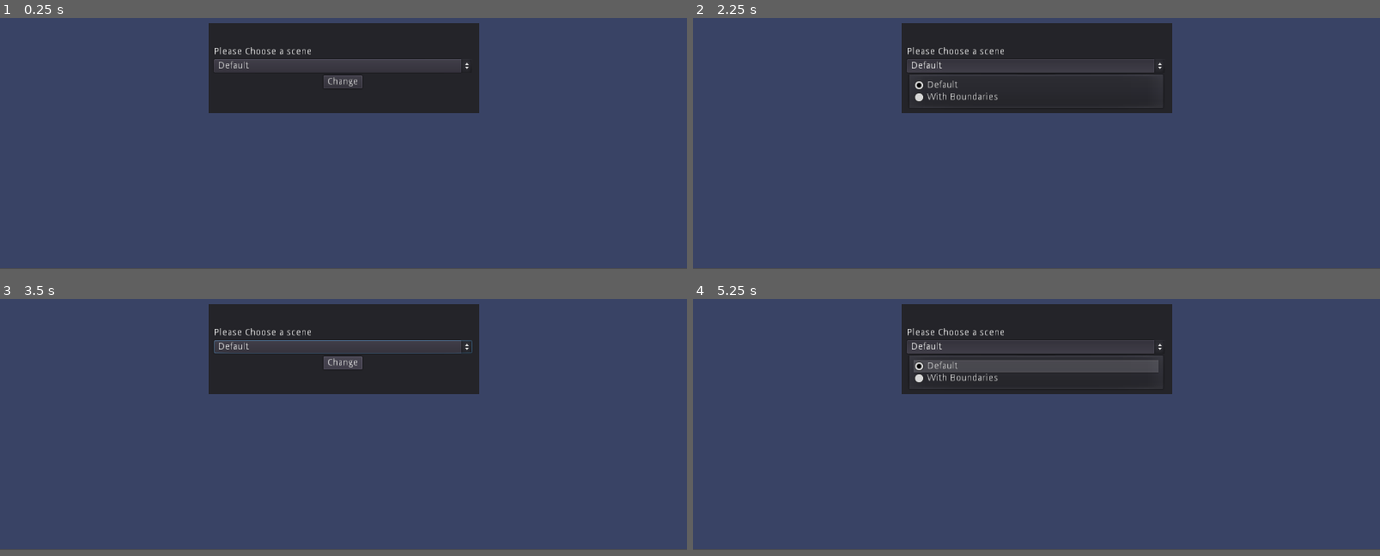
Above: before the commit, frames 1-4 (two rows, left to right).
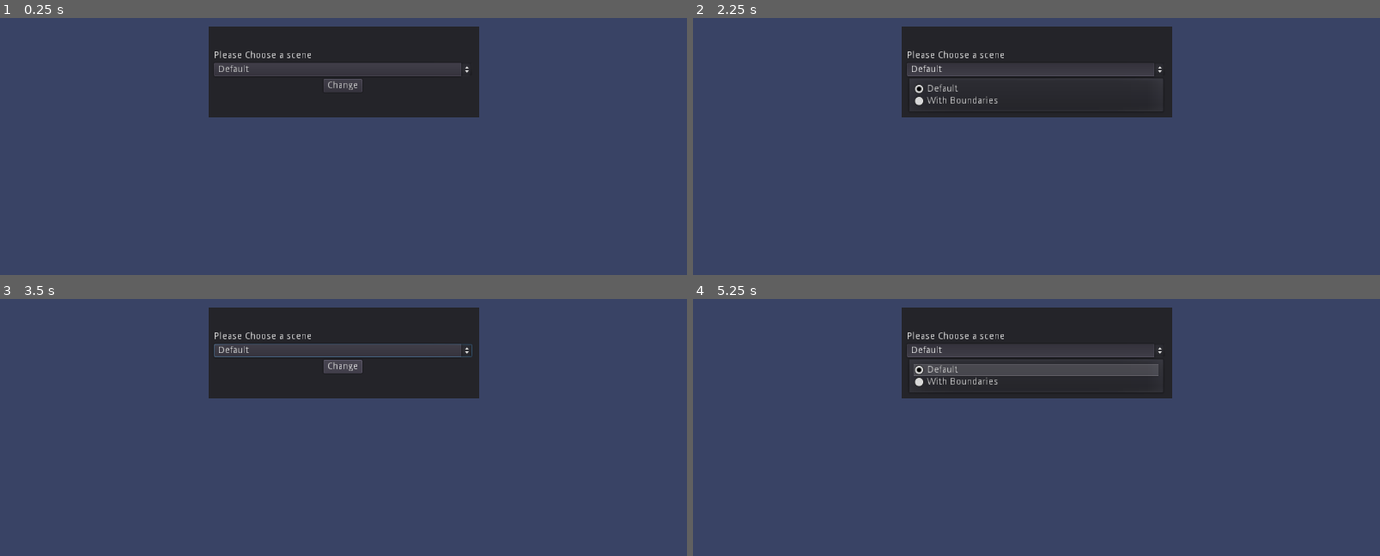
Above: after the commit, the same moments.

Repository: mani144/Covid19-Simulation-Godot
Game: Godot game, scene res://MainMenu.tscn
Two runs of this game, one before a commit and one after it. Both use one fixed random seed, a clock stepped at 60 frames per second and the inputs below.
Inputs:
- Up to frame 1 (0.25 s): no input
- Up to frame 2 (2.25 s): click "Default" at 0.5 s; click "Change" at 1.25 s; click "Default" at 2 s
- Up to frame 3 (3.5 s): click "Change" at 2.75 s
- Up to frame 4 (5.25 s): click "Default" at 3.5 s; click "Change" at 4.25 s; tap Enter at 5 s
In our replay, the window is 800x468 before the commit and 800x475 after it. These sizes can differ from the game's own. Grey fills any space a smaller window leaves; there, only what the larger window draws over its background counts as a difference.

The runs differ from the first frame. In frame 1, 2.8% of the frame differs, in the area x 0-100%, y 2-98%; in frame 2, 2.9%; in frame 3, 2.9%; in frame 4, 3.8%.

Commit message:
quick fix in display

Diff:
--- a/MainMenu.tscn
+++ b/MainMenu.tscn
@@ -9,7 +9,7 @@
 
 [node name="BackgroundColorRect" type="ColorRect" parent="."]
 margin_right = 1024.0
-margin_bottom = 599.0
+margin_bottom = 608.0
 color = Color( 0.227451, 0.266667, 0.4, 1 )
 __meta__ = {
 "_edit_use_anchors_": false
--- a/project.godot
+++ b/project.godot
@@ -21,6 +21,7 @@
 
 [display]
 
+window/size/height=608
 window/stretch/mode="2d"
 window/stretch/aspect="keep"
 
